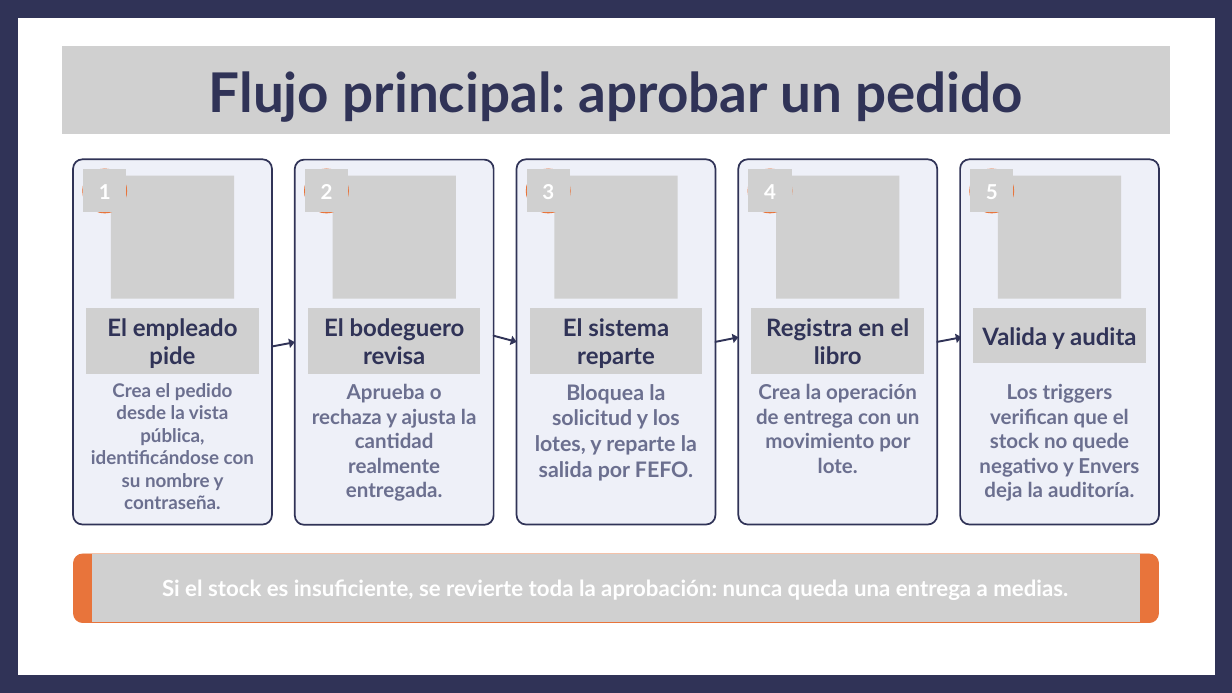
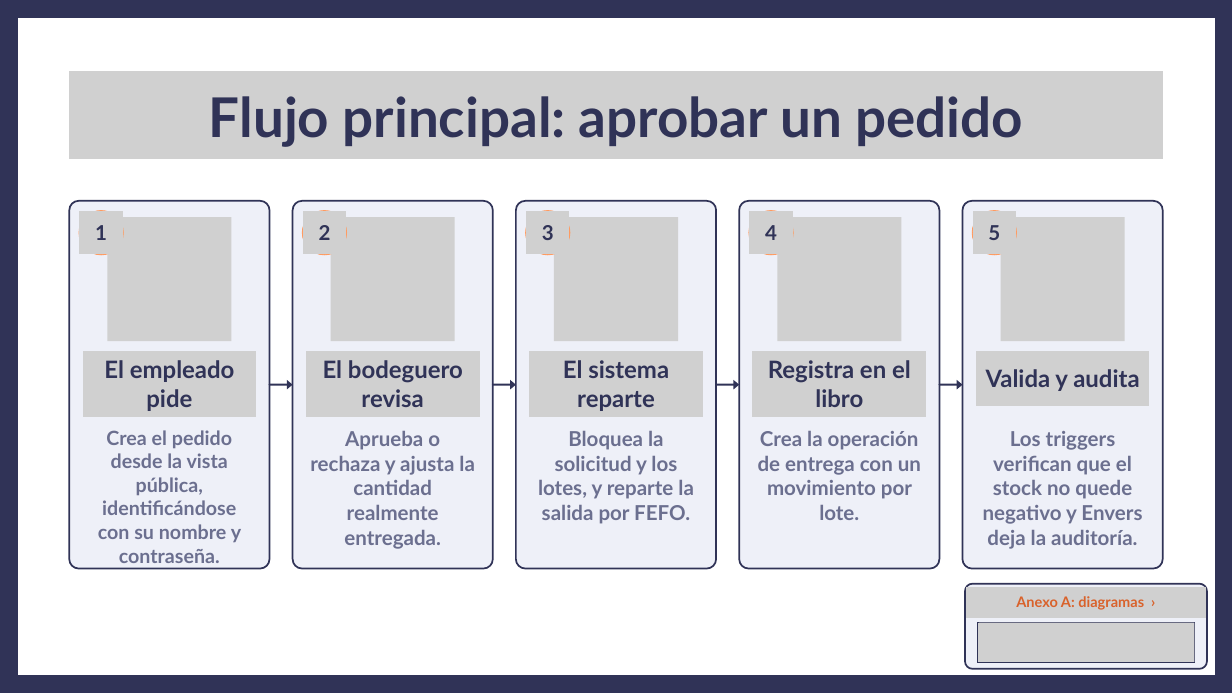
Before and after one commit to ezequielesq/SAN-BERNARDO-MALLEN-GONZALEZ-PTY4614-002D-EQUIPO-3, a slide deck: slide 7 of FASE 2/EVIDENCIAS PROYECTO/PRESENTACIÓN FASE 2 - CAPSTONE.pptx (slide 14 before the commit). Drawn at 1232x693 pixels with LibreOffice and Linux fonts; fonts in the diff are those of the drawing; grey boxes stand for pictures. Boxes give left, top, right and bottom in pixels: in the first picture for what was removed or moved away, otherwise in the second. Text is boxed around its words. In the diff, an @@ line names an element or a change of style, - is before the commit and + after.

```diff
--- a/FASE 2/EVIDENCIAS PROYECTO/PRESENTACIÓN FASE 2 - CAPSTONE.pptx
+++ b/FASE 2/EVIDENCIAS PROYECTO/PRESENTACIÓN FASE 2 - CAPSTONE.pptx
@@ picture: place and size @@
-picture at (62, 46, 1170, 134)
+picture at (69, 71, 1162, 159)
@@ text "Flujo principal: aprobar un pedido": place and size @@
-text "Flujo principal: aprobar un pedido" at (209, 71, 1023, 122)
+text "Flujo principal: aprobar un pedido" at (209, 96, 1023, 147)
@@ text colour #FFFFFF to #303357 in 5 elements at (765, 225, 777, 240), (542, 225, 554, 240), (319, 225, 331, 240), (988, 225, 1000, 240), (95, 225, 107, 240) @@
@@ fill #E8743B to #FF9B61; outline #E8743B 1 pt to #FF9B61 1 pt in 5 elements at (525, 211, 570, 255), (302, 211, 347, 255), (749, 211, 793, 255), (972, 211, 1016, 255), (79, 211, 123, 255) @@
@@ 3 pictures, 2 texts, 2 freeform shapes: place and size @@
-3 pictures, 2 texts, 2 freeform shapes at (73, 160, 348, 525)
+3 pictures, 2 texts, 2 freeform shapes at (69, 201, 346, 569)
@@ picture: place and size @@
-picture at (970, 169, 1013, 213)
+picture at (973, 211, 1016, 254)
@@ text "5": place and size @@
-text "5" at (986, 185, 998, 199)
+text "5" at (988, 225, 1000, 240)
@@ 8 freeform shapes, 6 pictures, 2 texts: place and size @@
-8 freeform shapes, 6 pictures, 2 texts at (295, 160, 1159, 525)
+8 freeform shapes, 6 pictures, 2 texts at (293, 201, 1162, 569)
@@ arrow moved from (272, 346) - (295, 342) to (270, 384) - (293, 384) @@
@@ arrow moved from (493, 336) - (517, 342) to (493, 384) - (516, 384) @@
@@ arrow moved from (715, 342) - (739, 338) to (716, 384) - (739, 384) @@
@@ arrow moved from (937, 342) - (962, 338) to (939, 384) - (962, 384) @@
@@ 2 texts, 1 picture: place and size @@
-2 texts, 1 picture at (86, 308, 259, 509)
+2 texts, 1 picture at (83, 351, 256, 568)
@@ text "Crea el pedido desde la ..." at (98, 430, 241, 568): size 22 to 23 pt; line spacing 26.4pt to 27.6pt @@
@@ text "Bloquea la solicitud y los ..." at (538, 431, 694, 524): size 25 to 24 pt; line spacing 30pt to 28.8pt @@
@@ 6 texts, 3 pictures: place and size @@
-6 texts, 3 pictures at (308, 308, 924, 501)
+6 texts, 3 pictures at (306, 351, 926, 549)
@@ 2 texts, 1 picture: place and size @@
-2 texts, 1 picture at (973, 308, 1146, 501)
+2 texts, 1 picture at (976, 351, 1149, 549)
@@ freeform shape: place and size @@
-freeform shape at (73, 554, 1158, 622)
+freeform shape at (965, 584, 1207, 669)
@@ freeform shape at (965, 584, 1207, 669): fill #E8743B to #EEF0F8; outline #E8743B 1 pt to #303357 2 pt @@
@@ picture: place and size @@
-picture at (92, 554, 1140, 622)
+picture at (966, 587, 1206, 618)
@@ text at (1016, 596, 1144, 610): text changed; size 26 to 17 pt; text colour #FFFFFF to #D9622B @@
-Si el stock es insuficiente, se revierte toda la aprobación: nunca queda una entrega a medias.
+Anexo A: diagramas ›
@@ picture added at (978, 622, 1194, 662) @@
@@ picture added at (979, 623, 1194, 662) @@
```
Also in this commit, not shown: 10 other slides changed, 19 slides added, 7 slides removed, 1 other file.
